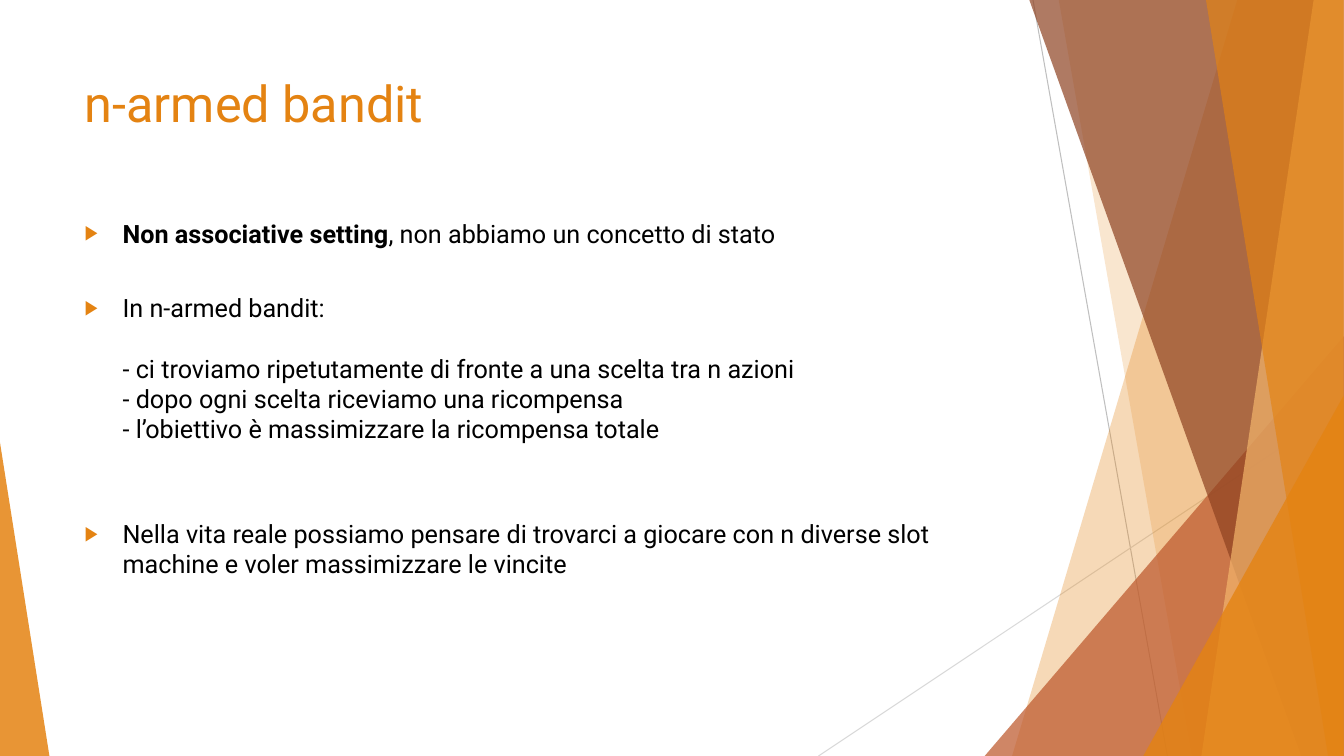
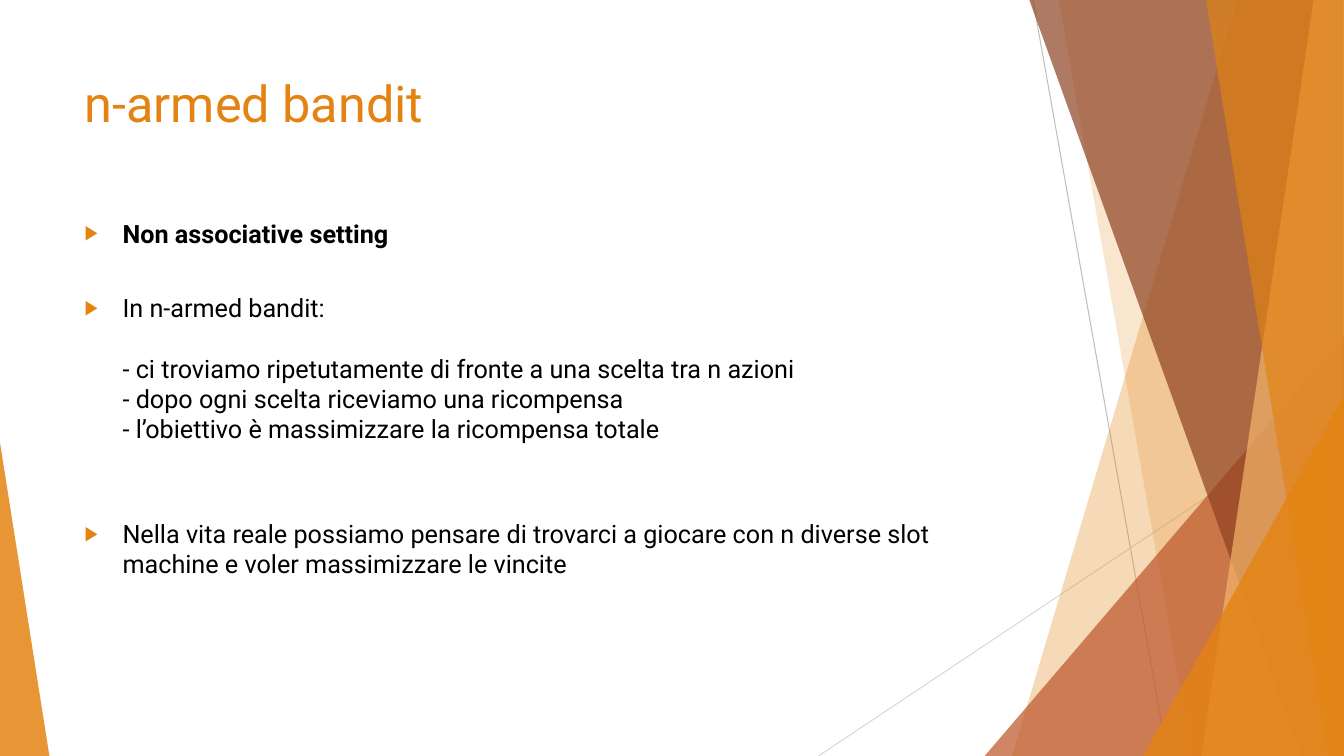
Before and after one commit to simonesinceri/MRL, a slide deck: slide 2 of Presentations/Presentation_Ass1.pptx. Drawn at 1344x756 pixels with LibreOffice and Linux fonts; fonts in the diff are those of the drawing. Boxes give left, top, right and bottom in pixels: in the first picture for what was removed or moved away, otherwise in the second. Text is boxed around its words. In the diff, an @@ line names an element or a change of style, - is before the commit and + after.

```diff
--- a/Presentations/Presentation_Ass1.pptx
+++ b/Presentations/Presentation_Ass1.pptx
@@ text at [123, 224, 389, 249]: text changed; bold on @@
-▶ Non associative setting, non abbiamo un concetto di stato
+▶ Non associative setting
```
Also in this commit, not shown: 1 other file.
